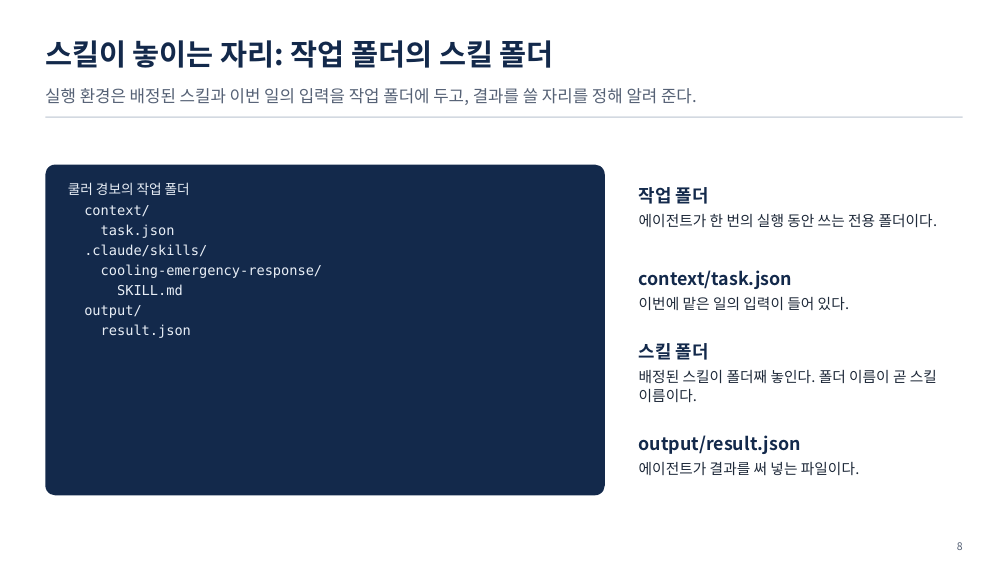
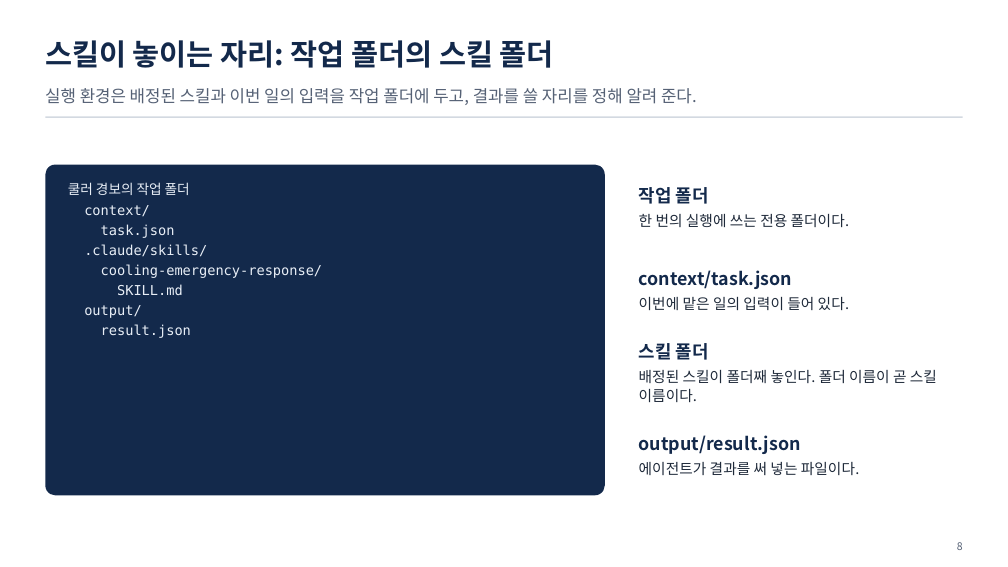
Before and after one commit to uengine-oss/hyd-iot-edu, a slide deck: slide 8 of workspace/강의제작/산출물/통합반/이론/06회차/통합반_06일차.pptx. Drawn at 1008x567 pixels with LibreOffice and Linux fonts; fonts in the diff are those of the drawing. Boxes give left, top, right and bottom in pixels: in the first picture for what was removed or moved away, otherwise in the second. Text is boxed around its words. In the diff, an @@ line names an element or a change of style, - is before the commit and + after.

```diff
--- a/workspace/강의제작/산출물/통합반/이론/06회차/통합반_06일차.pptx
+++ b/workspace/강의제작/산출물/통합반/이론/06회차/통합반_06일차.pptx
@@ text at (639, 214, 850, 227): text changed @@
-에이전트가 한 번의 실행 동안 쓰는 전용 폴더이다.
+한 번의 실행에 쓰는 전용 폴더이다.
```
Also in this commit, not shown: 3 other slides changed, 3 other files.
